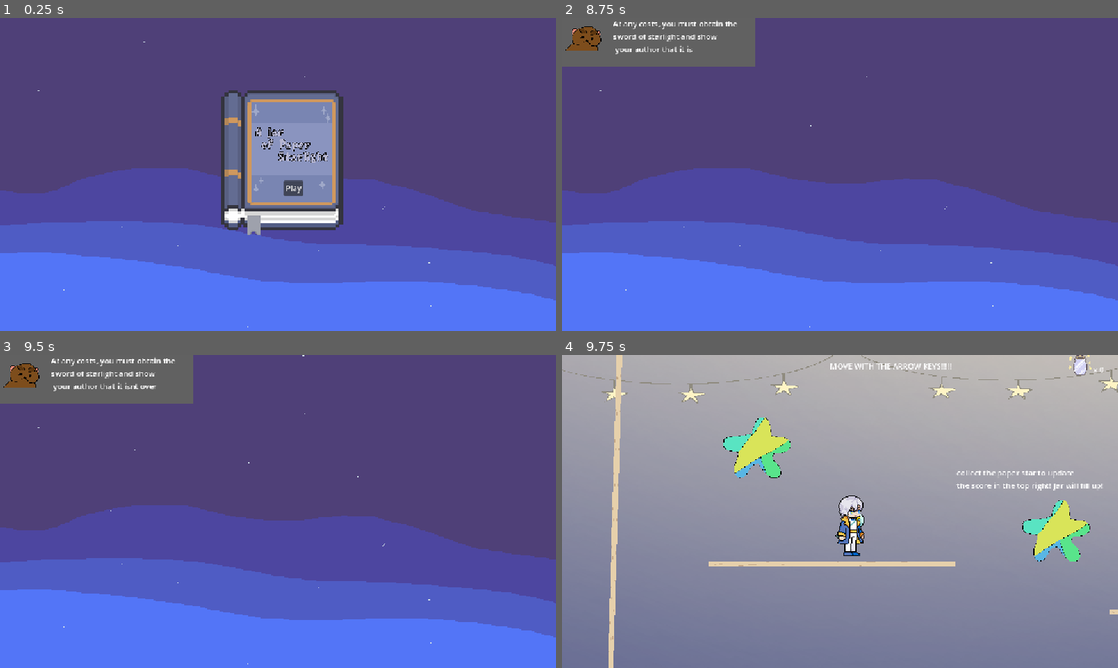
Above: before the commit, frames 1-4 (two rows, left to right).
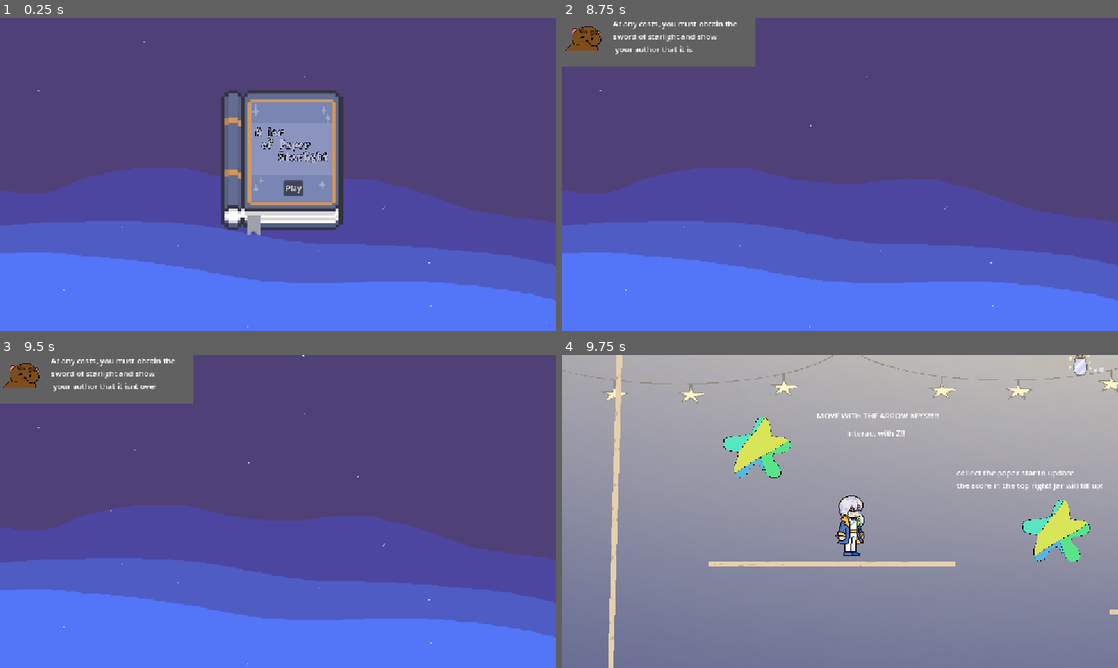
Above: after the commit, the same moments.

Repository: 0xShawnAdams/JarofPaperStarlight
Game: Godot game, scene res://Scenes/TitleScreen.tscn
The game is run twice, just before and just after one commit, with the same random seed, the same clock (stepped at 60 frames per second) and the same inputs.
Inputs:
- Up to frame 1 (0.25 s): no input
- Up to frame 2 (8.75 s): click "Play" at 0.5 s; hold Right (move_right) 1.28-2.78 s; tap Z (z) every 0.75 s from 1.35 to 8.1 s; tap Up (move_up) at 1.52, 2.27, 3.77, 4.52, 5.27, 6.77, 7.52, 8.27 s; tap Enter at 2 s; hold Left (move_left) 2.78-3.53 s; hold Right (move_right) 3.53-5.03 s; hold Left (move_left) 5.03-5.78 s; tap Space at 5.75 s; hold Right (move_right) 5.78-6.53 s; hold Left (move_left) 6.53-8.03 s; hold Right (move_right) from 8.03 s (still down)
- Up to frame 3 (9.5 s): keep holding Right (move_right); tap Enter at 8.75 s; tap Z (z) at 8.85 s
- Up to frame 4 (9.75 s): keep holding Right (move_right); tap Space at 9.5 s; tap Z (z) at 9.6 s

Frames 1-3 are identical in both runs. In frame 4, 0.4% of the frame differs, in the area x 45-70%, y 2-26%.

Commit message:
Update TestLevel.tscn

Diff:
--- a/jarofpaperstarlight/Scenes/Levels/TestLevel.tscn
+++ b/jarofpaperstarlight/Scenes/Levels/TestLevel.tscn
@@ -80,6 +80,7 @@
 [node name="NPC" parent="." instance=ExtResource("5_o0omn")]
 position = Vector2(1465, 838)
 texture = ExtResource("7_1mv4x")
+dialogue_lines = ["Hewwo!", "You are the paper prince!", "It's so great you are here!", "The author needs help, you need\\n to get the sword and show him\\n the light"]
 
 [node name="CanvasLayer" type="CanvasLayer" parent="."]
 
@@ -89,11 +90,18 @@
 [node name="JarGUI" parent="CanvasLayer" instance=ExtResource("9_a7u0l")]
 
 [node name="move hint" type="Label" parent="."]
-offset_left = 229.0
-offset_top = 32.0
-offset_right = 482.0
-offset_bottom = 55.0
+offset_left = 202.0
+offset_top = 135.0
+offset_right = 455.0
+offset_bottom = 158.0
 text = "MOVE WITH THE ARROW KEYS!!!!!"
+
+[node name="move hint2" type="Label" parent="."]
+offset_left = 263.0
+offset_top = 171.0
+offset_right = 516.0
+offset_bottom = 194.0
+text = "Interact with Z!!"
 
 [node name="Label" type="Label" parent="."]
 offset_left = 492.0
